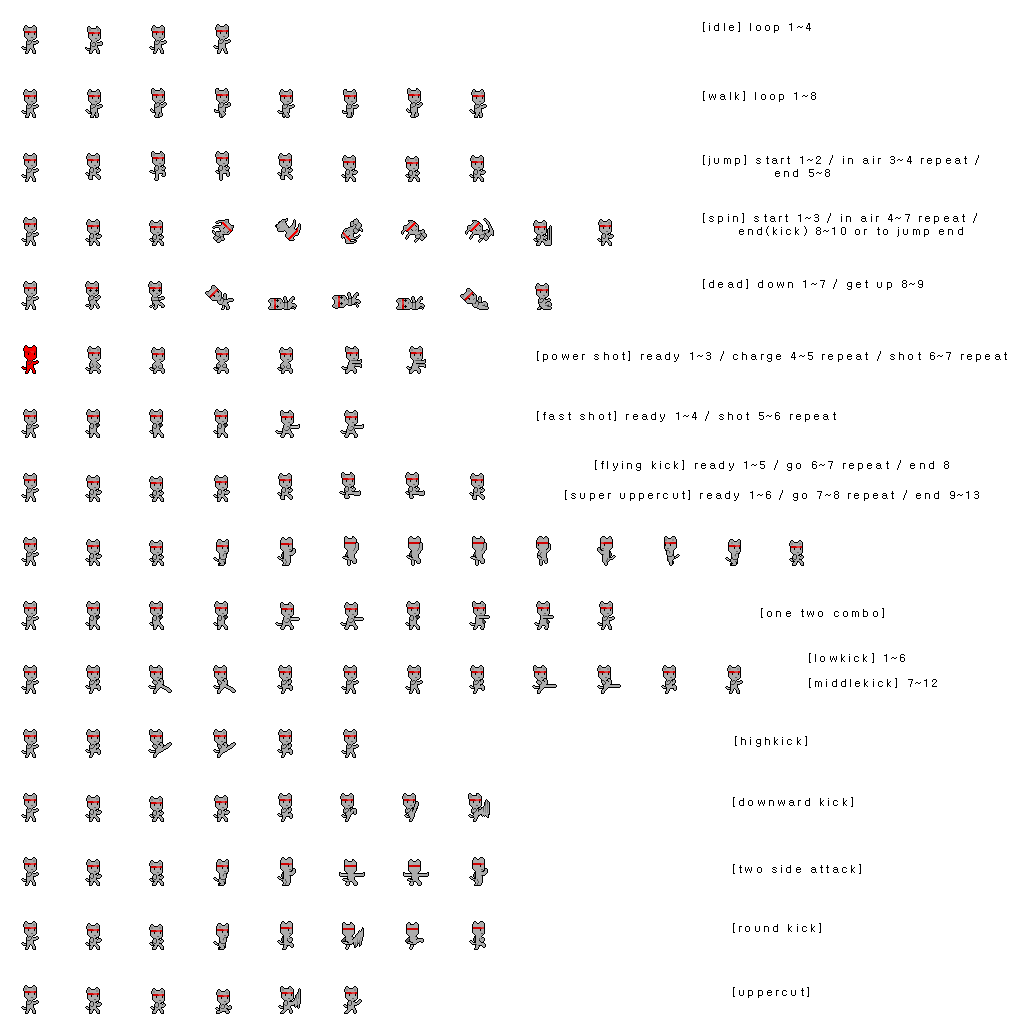
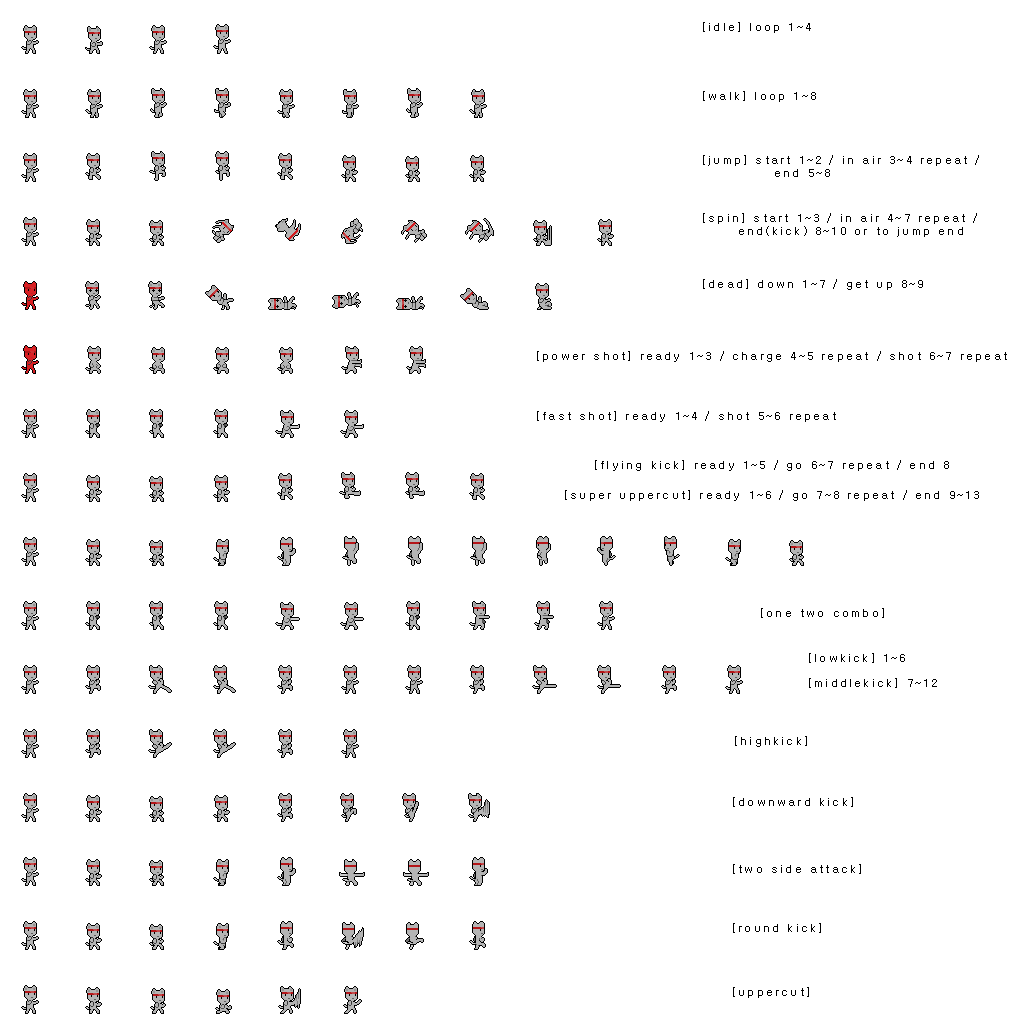
Before/after of a 1024x1024 layered artwork. What changed in the layer stack:
renamed "gettinghit" to "Layer 1", blend darker color → normal, painted on it over [22, 25, 803, 1013]
removed layer "graycolor" (was 32%) over [23, 25, 803, 1013]
removed layer "originalcat" over [22, 25, 803, 1013]
